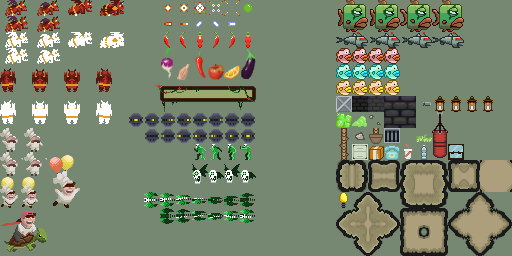
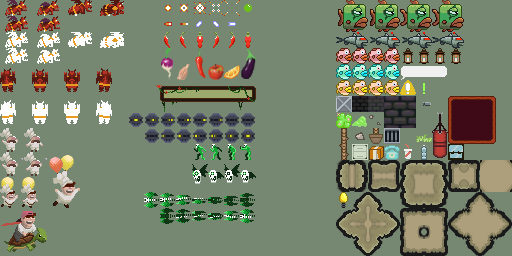
Two versions of the same layered image (512px x 256px). Layer-by-layer changes:
painted on "Paint Layer 2(pasted) Merged" over (400, 48, 496, 144)
